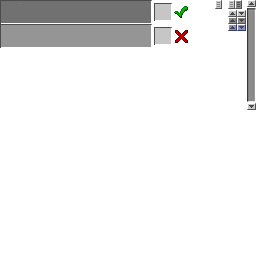
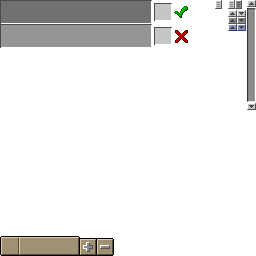
The second 256 x 256 image is a revision of the first. Changes to its layers:
added layer "图层 40" above "图层 39 拷贝" over (83, 242, 110, 252)
added layer "图层 39 拷贝" above "图层 39" over (96, 238, 114, 256)
added layer "图层 39" above "图层 38" over (79, 238, 97, 256)
added layer "图层 38" above "采摘指南 拷贝" over (0, 236, 80, 256)
